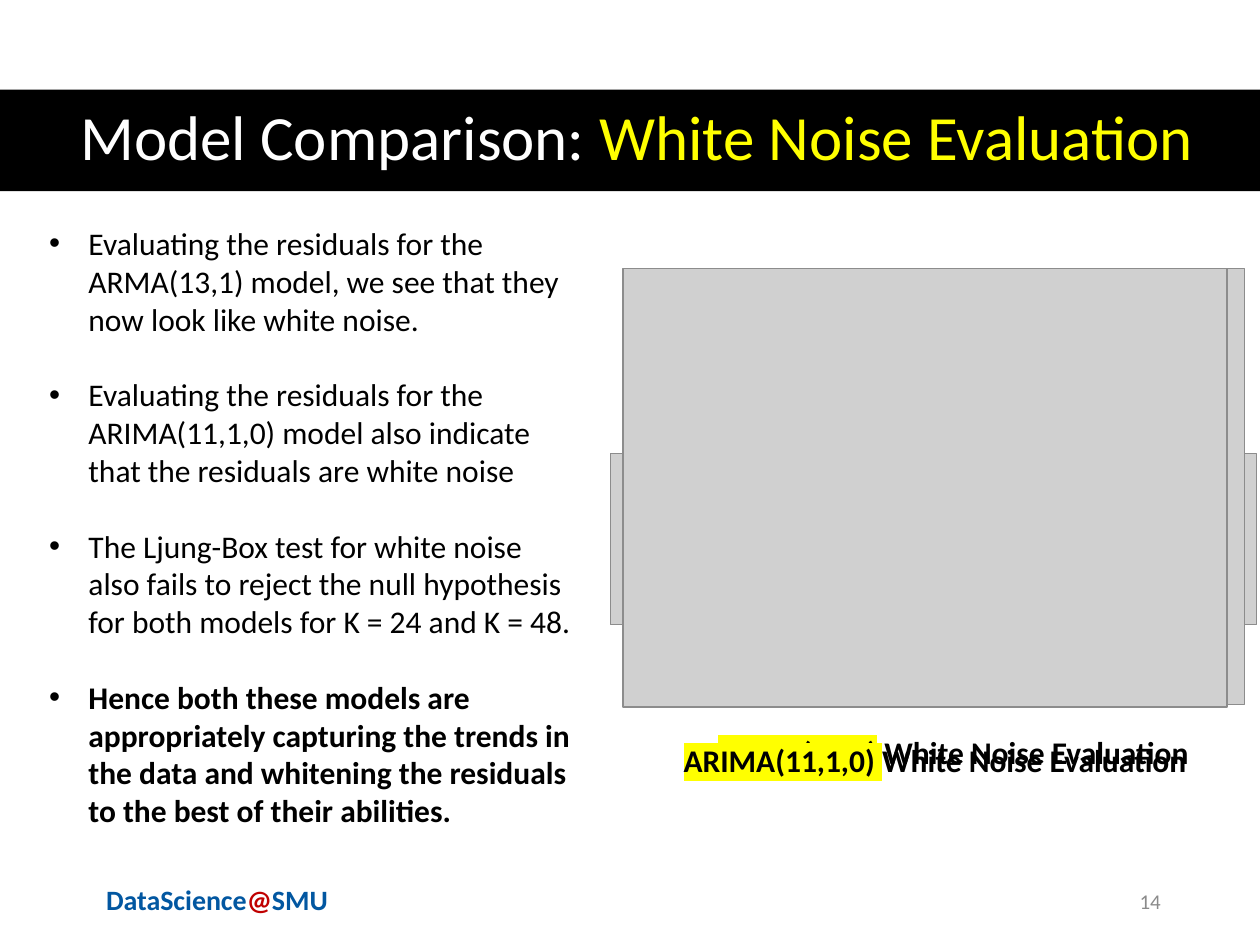
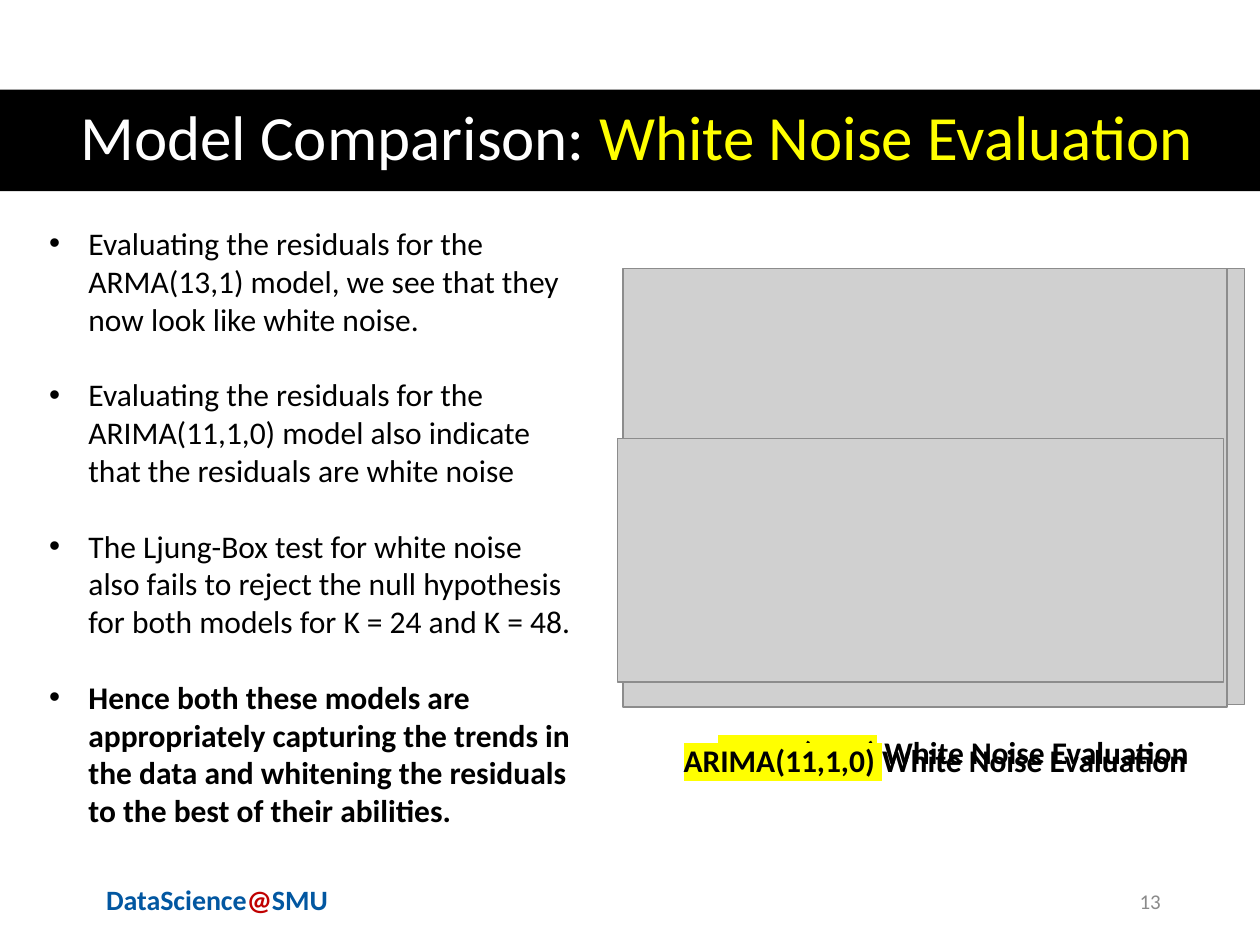
Before and after one commit to sjmiller8182/gdp_prediction, a slide deck: slide 13 of presentation/forecasting_recessions.pptx (slide 14 before the commit). Drawn at 1260x945 pixels with LibreOffice and Linux fonts; fonts in the diff are those of the drawing; grey boxes stand for pictures; background and template pictures are left out. Boxes give left, top, right and bottom in pixels: in the first picture for what was removed or moved away, otherwise in the second. Text is boxed around its words. In the diff, an @@ line names an element or a change of style, - is before the commit and + after.

```diff
--- a/presentation/forecasting_recessions.pptx
+++ b/presentation/forecasting_recessions.pptx
@@ picture: place and size @@
-picture at (610, 454, 1256, 625)
+picture at (617, 438, 1223, 682)
@@ page number at (1140, 895, 1161, 909): text changed @@
-14
+13
```
Also in this commit, not shown: 9 other slides changed, 1 slide removed, 1 other file.
